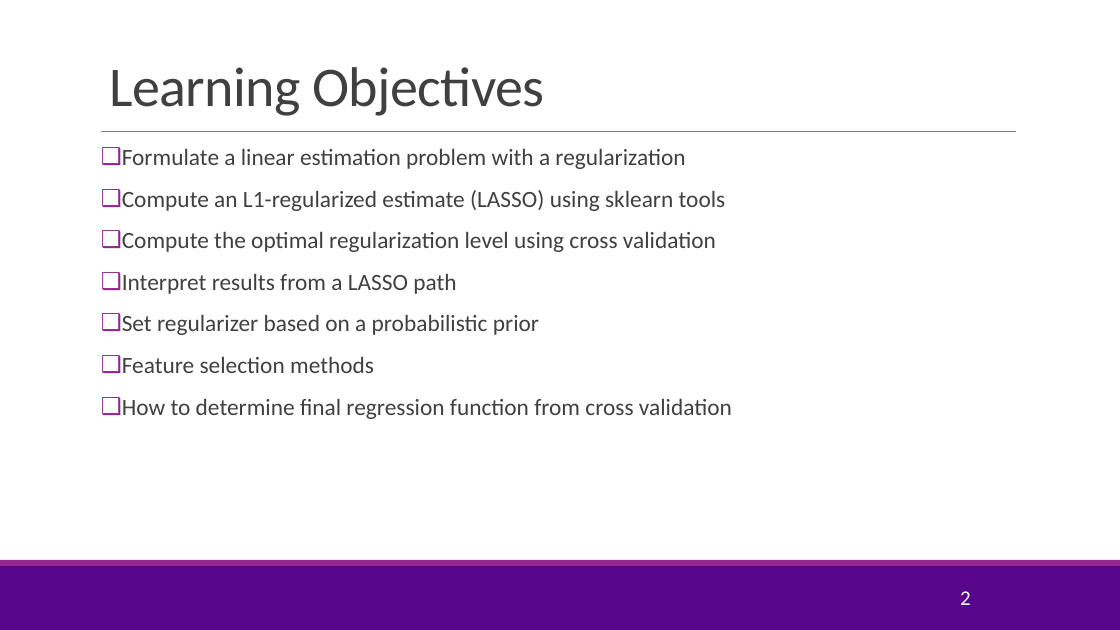
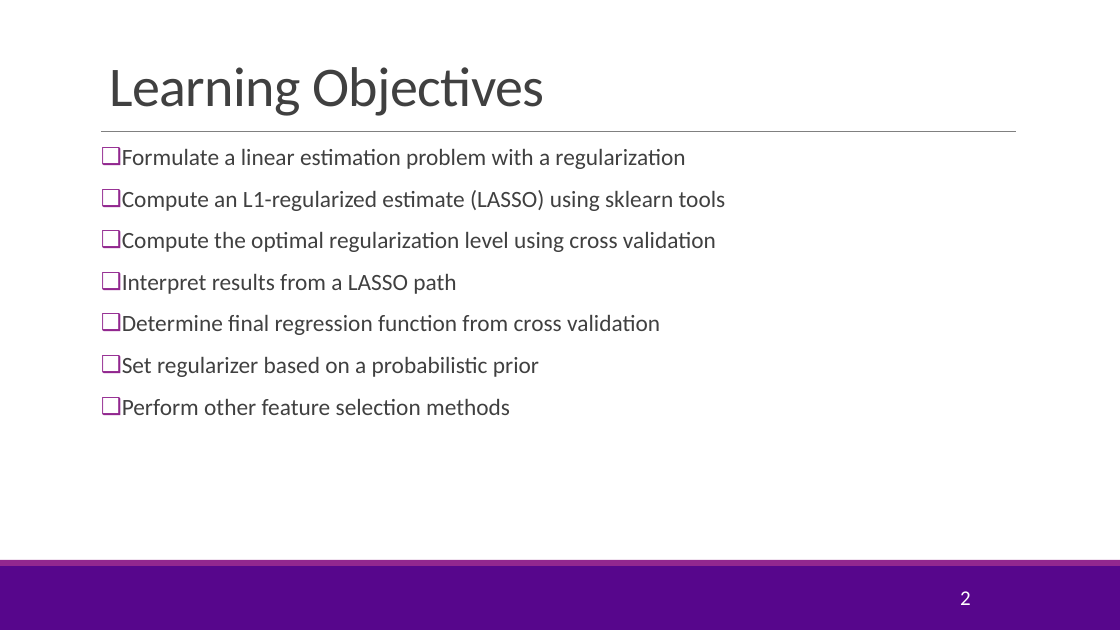
Before and after one commit to sdrangan/introml, a slide deck: slide 2 of lectures/Lect05_Lasso.pptx. Drawn at 1120x630 pixels with LibreOffice and Linux fonts; fonts in the diff are those of the drawing; background and template pictures are left out. Boxes give left, top, right and bottom in pixels: in the first picture for what was removed or moved away, otherwise in the second. Text is boxed around its words. In the diff, an @@ line names an element or a change of style, - is before the commit and + after.

```diff
--- a/lectures/Lect05_Lasso.pptx
+++ b/lectures/Lect05_Lasso.pptx
@@ text at (122,315,660,335): paragraph added @@
+❑ Determine final regression function from cross validation
@@ text at (122,399,510,415): text changed @@
-❑ Feature selection methods
-❑ How to determine final regression function from cross validation
+❑ Perform other feature selection methods
```
Also in this commit, not shown: 11 other slides changed, 11 slides added, 3 slides removed, 3 other files.
